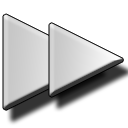
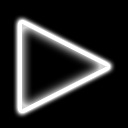
The second 128 × 128 image is a revision of the first. Changes to its layers:
removed layer "►" (1st of 2) over [49, 23, 123, 97]
removed layer "►" (2nd of 2) over [3, 14, 99, 110]
added layer "Forme 1" above "Calque 1" over [21, 22, 109, 111]
added layer "Calque 1" over [0, 0, 128, 128]
